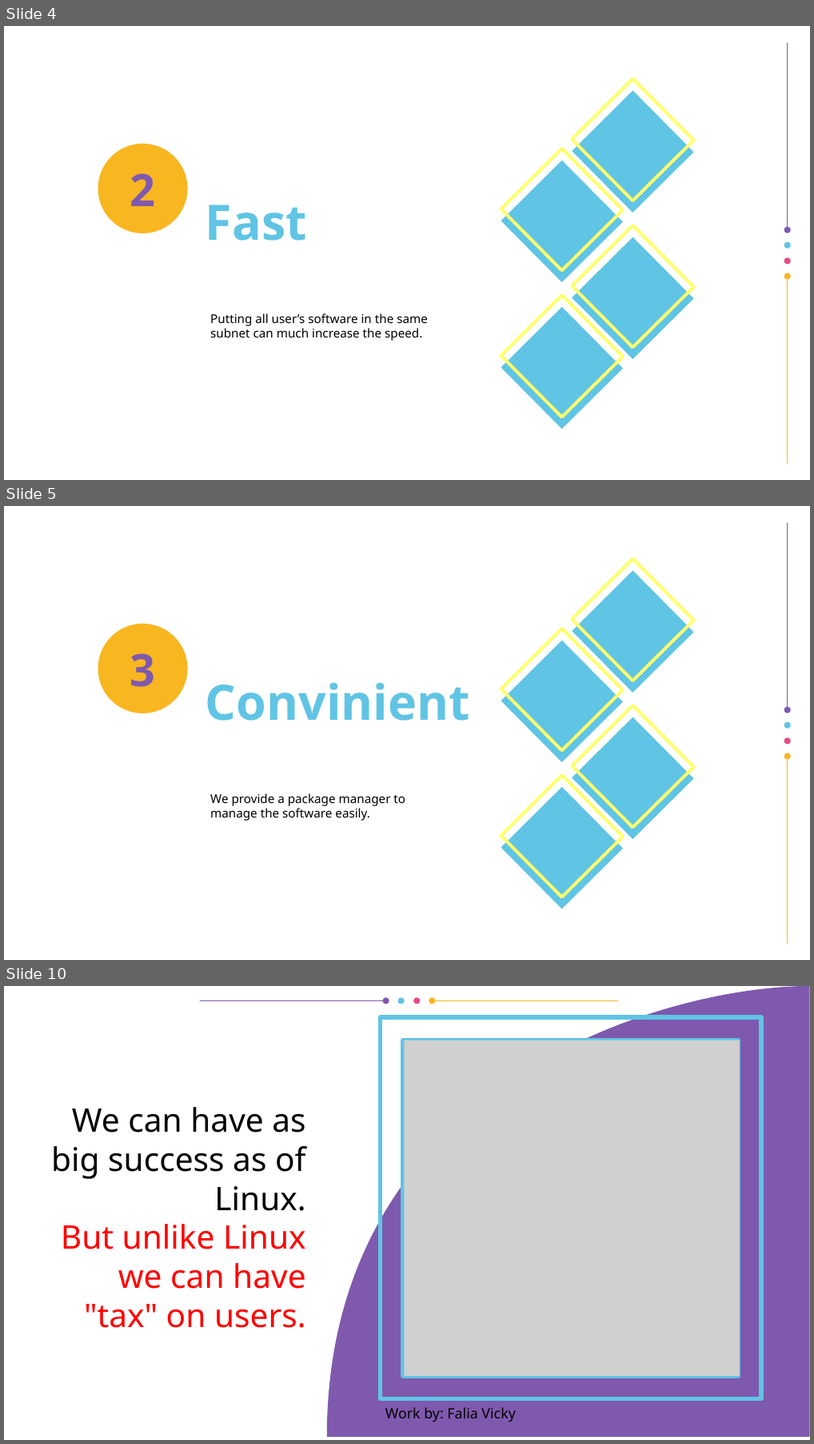
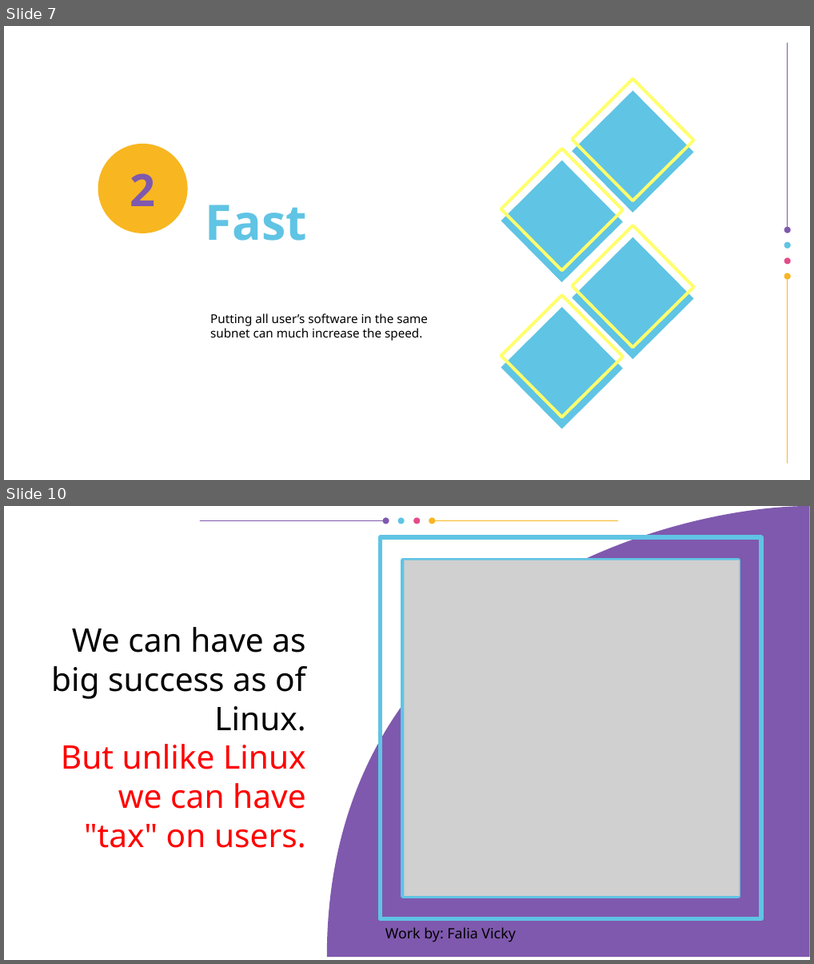
Before and after one commit to vporton/icp-package-manager, a slide deck: docs/presentation.odp. Shown one above the other, each under a label of ours: slides 4, 5 and 10 before the commit, slides 7 and 10 after it; the slides between them are not shown. The pictures are 814x1444 and 814x964 pixels, drawn with LibreOffice and Linux fonts; fonts in the diff are those of the drawing; grey boxes stand for pictures; background and template pictures are left out. Boxes give left, top, right and bottom in pixels: in the first picture for what was removed or moved away, otherwise in the second. Text is boxed around its words. In the diff, an @@ line names an element or a change of style, - is before the commit and + after.

```diff
--- a/docs/presentation.odp
+++ b/docs/presentation.odp
@@ slide 5 removed at (4, 506, 810, 960), background #FFFFFF; not listed: 14 template elements that a slide beside it also shows @@
@@ freeform shape removed at (98, 624, 189, 714) @@
-3
@@ title removed at (206, 682, 470, 720) @@
-Convinient
@@ title removed at (210, 793, 406, 820) @@
-We provide a package manager to manage the software easily.
@@ what was slide 4 is now slide 7 @@
```
Also in this commit, not shown: 4 slides changed, 5 slides added, 4 other slides removed.
